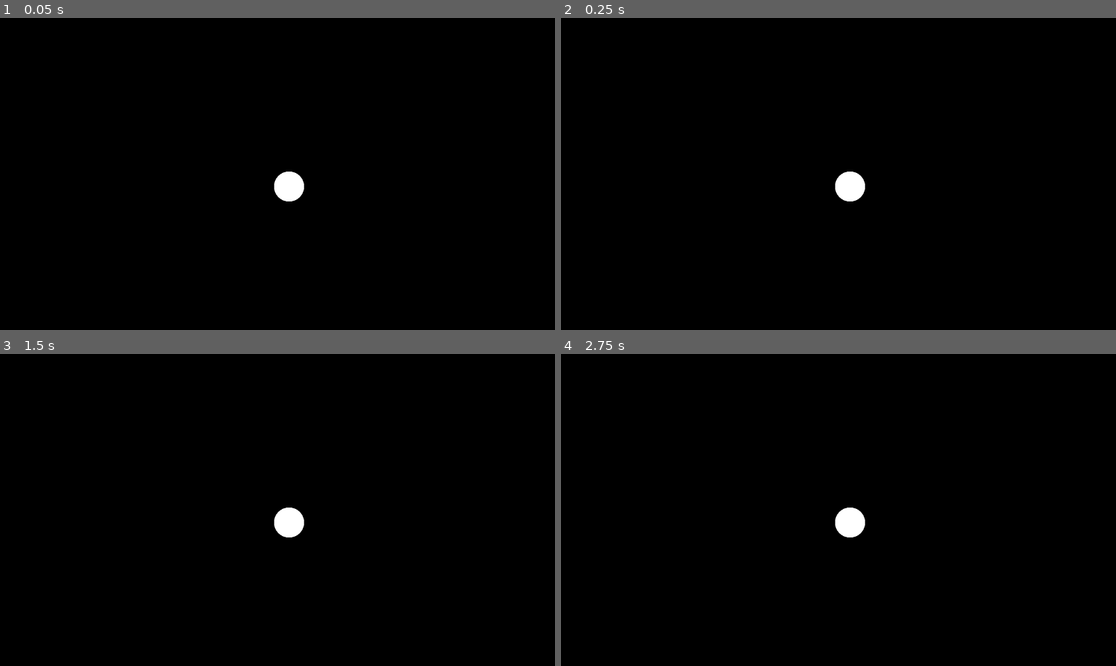
Above: before the commit, frames 1-4 (two rows, left to right).
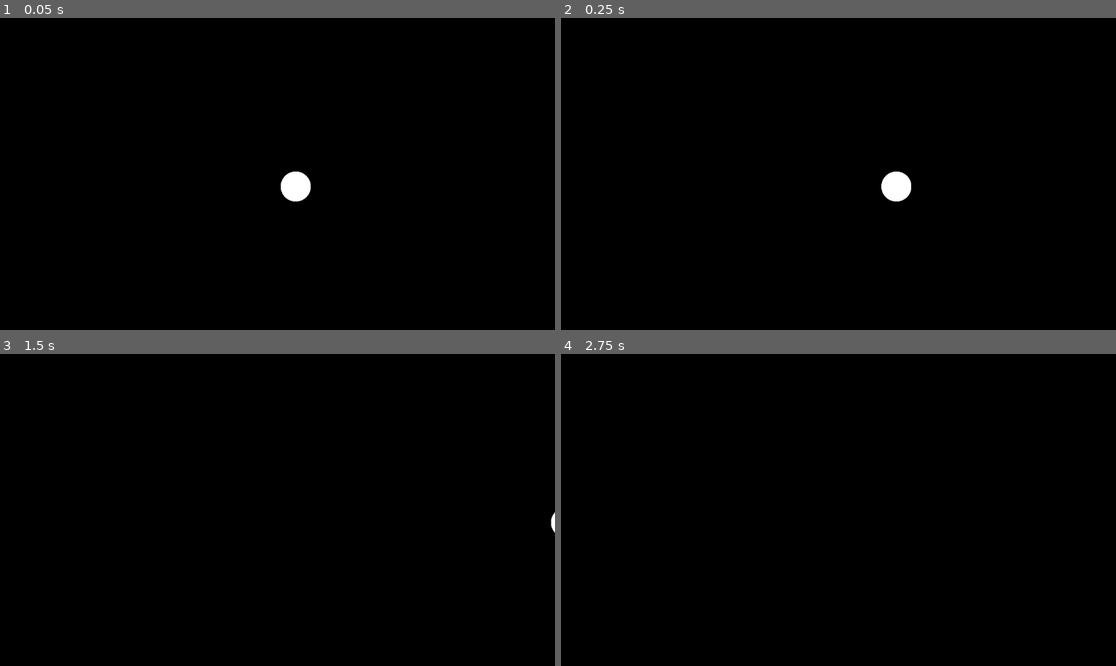
Above: after the commit, the same moments.

Repository: esotericenderman/godot-pong
Game: Godot game, scene res://pong.tscn
Two runs of this game, one before a commit and one after it. Both use one fixed random seed, a clock stepped at 60 frames per second and the inputs below.
Inputs:
- Up to frame 1 (0.05 s): no input
- Up to frame 2 (0.25 s): no input
- Up to frame 3 (1.5 s): no input
- Up to frame 4 (2.75 s): tap Enter at 2 s

The runs differ from the first frame. In frame 1, 0.3% of the frame differs, in the area x 49-57%, y 49-59%; in frame 2, 0.8%, in the area x 49-64%, y 49-59%; in frame 3, 0.5%; in frame 4, 0.4%.

Commit message:
Make the ball go in a random direction

Diff:
--- a/pong.tscn
+++ b/pong.tscn
@@ -1,6 +1,7 @@
-[gd_scene load_steps=3 format=3 uid="uid://c8vfpraselkm2"]
+[gd_scene load_steps=4 format=3 uid="uid://c8vfpraselkm2"]
 
 [ext_resource type="Texture2D" uid="uid://c6cpuw5dpokh6" path="res://assets/images/game/background.svg" id="1_kjj5u"]
+[ext_resource type="Script" path="res://scripts/ball.gd" id="2_f8yfw"]
 [ext_resource type="Texture2D" uid="uid://deqoeg5tolbnn" path="res://assets/images/game/pong/ball.svg" id="2_u28ys"]
 
 [node name="Pong" type="Node2D"]
@@ -11,8 +12,12 @@
 texture = ExtResource("1_kjj5u")
 
 [node name="Ball" type="Node2D" parent="."]
+script = ExtResource("2_f8yfw")
 
-[node name="Ball" type="Sprite2D" parent="Ball"]
+[node name="Ball Rigidbody" type="RigidBody2D" parent="Ball"]
+gravity_scale = 0.0
+
+[node name="Ball" type="Sprite2D" parent="Ball/Ball Rigidbody"]
 position = Vector2(600, 350)
 scale = Vector2(0.25, 0.25)
 texture = ExtResource("2_u28ys")
--- /dev/null
+++ b/scripts/ball.gd
@@ -0,0 +1,40 @@
+extends Node2D
+
+var rng = RandomNumberGenerator.new()
+
+func _ready() -> void:
+	const right = Vector2(-1, 0)
+	const left = Vector2(1, 0)
+
+	var random = rng.randf()
+
+	var direction: Vector2
+	if (random > 0.5):
+		direction = right
+	else:
+		direction = left
+
+	print("Selected random direction for the ball: " + str(direction))
+
+	const id = 0
+
+	var child = self.get_child(id)
+
+	if (child == null):
+		return
+
+	print("Child with ID " + str(id) + ": " + str(child))
+
+	if (not is_instance_of(child, RigidBody2D)):
+		return
+
+	var body = child as RigidBody2D
+
+	var force = direction * 25000
+
+	print("Applying force: " + str(force))
+
+	body.apply_force(force)
+
+func _process(delta: float) -> void:
+	pass
